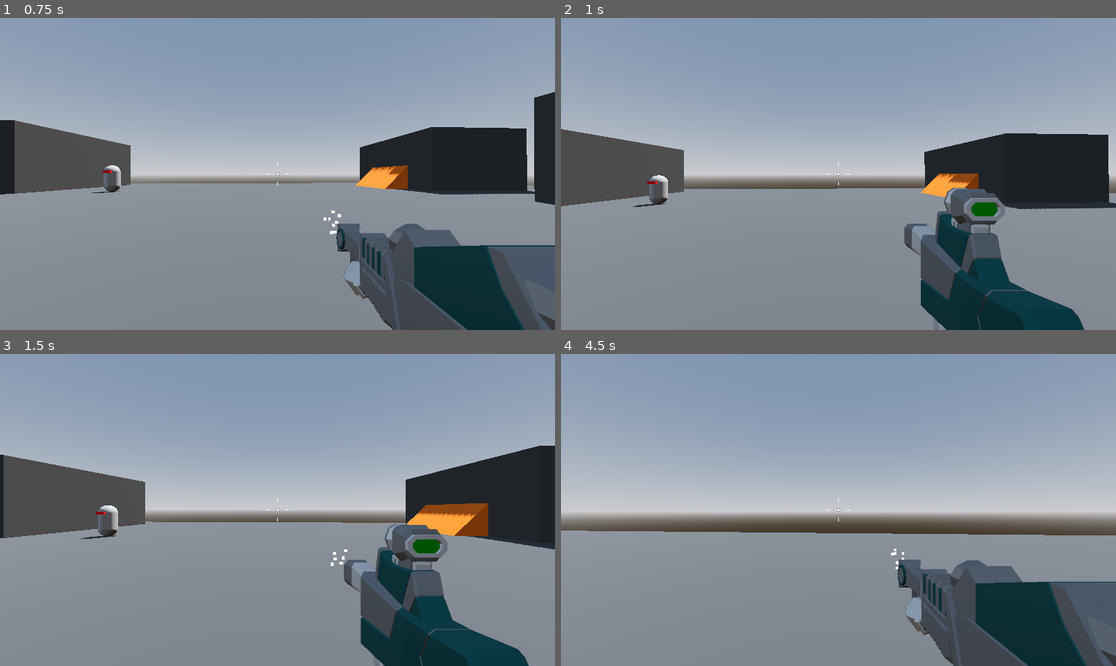
Above: before the commit, frames 1-4 (two rows, left to right).
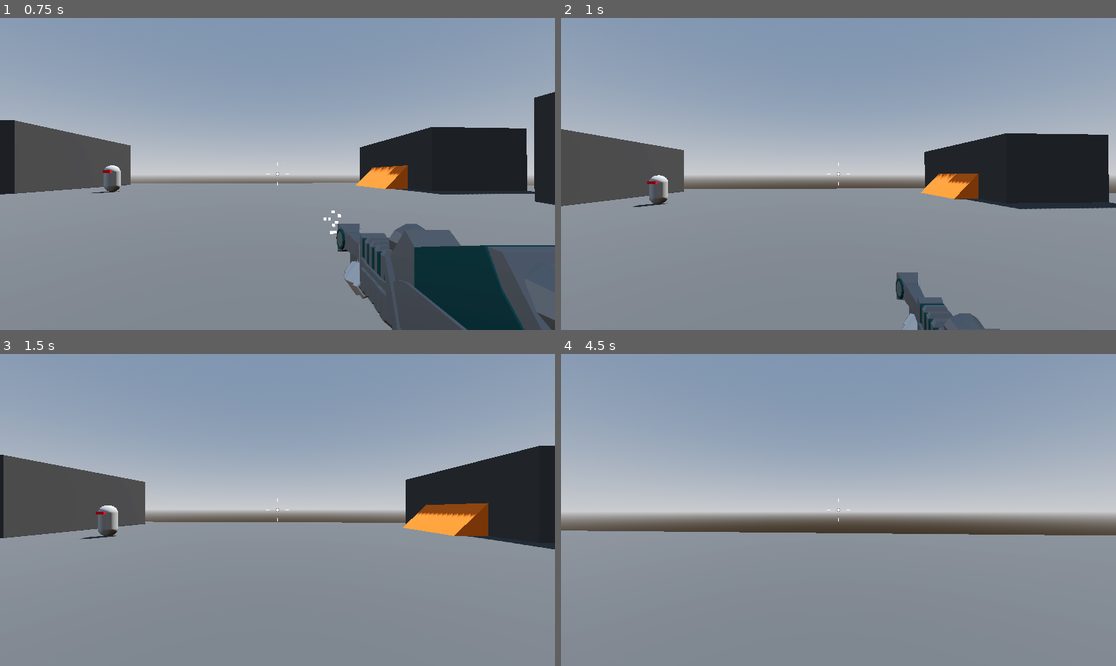
Above: after the commit, the same moments.

Repository: RileyWaldo/RoboRampage
Game: Godot game, scene res://Levels/SandBox.tscn
The game is run twice, just before and just after one commit, with the same random seed, the same clock (stepped at 60 frames per second) and the same inputs.
Inputs (mouse positions are in pixels of both pictures, inside the frame that each line leads up to):
- Up to frame 1 (0.75 s): tap Enter at 0.5 s; move the mouse to (305, 174) at 0.52 s; hold W (moveForward) from 0.53 s (still down); hold 1 (weapon1) from 0.53 s (still down); click (305, 174) at 0.67 s
- Up to frame 2 (1 s): keep holding W (moveForward); keep holding 1 (weapon1); tap Space (jump) at 0.77 s; tap 2 (weapon2) at 0.8 s
- Up to frame 3 (1.5 s): keep holding W (moveForward); move the mouse to (249, 510) at 1.27 s; release 1 (weapon1) at 1.28 s; tap 2 (weapon2) at 1.35 s; click (249, 510) at 1.42 s
- Up to frame 4 (4.5 s): keep holding W (moveForward); tap Space (jump) at 1.52, 3.02, 3.77 s; tap Mouse wheel up (nextWeapon, bound only after the commit) at 1.55 s; move the mouse to (849, 503) at 2.02 s; hold Mouse wheel up (nextWeapon, bound only after the commit) 2.03-2.78 s; click (849, 503) at 2.17 s; tap Mouse wheel down (previousWeapon, bound only after the comm… at 2.3, 2.85 s; move the mouse to (832, 516) at 2.77 s; click (832, 516) at 2.92 s; tap 1 (weapon1) at 3.05, 4.35 s; move the mouse to (877, 513) at 3.52 s; press the mouse at (877, 513) at 3.53 s; tap 2 (weapon2) at 3.8 s; move the mouse to (794, 506) at 4.27 s; release the mouse at (794, 506) at 4.28 s; click (794, 506) at 4.42 s

Frame 1 is identical in both runs. In frame 2, 8.1% of the frame differs, in the area x 60-95%, y 54-100%; in frame 3, 7.5%; in frame 4, 10%, in the area x 59-100%, y 62-100%.

Commit message:
Implemented weapon cycling and ammo

Diff:
--- a/GameObjects/Player.tscn
+++ b/GameObjects/Player.tscn
@@ -7,11 +7,116 @@
 [ext_resource type="PackedScene" uid="uid://bsei41k7wqabo" path="res://GameObjects/SMG.tscn" id="3_hwx2g"]
 [ext_resource type="Script" uid="uid://dl20dx2i03y04" path="res://Scripts/WeaponHandler.gd" id="3_v8uht"]
 [ext_resource type="Texture2D" uid="uid://b6lpow0xh5x4y" path="res://Assets/damage.png" id="5_ortbp"]
+[ext_resource type="Script" uid="uid://bqoxwpumtm7jk" path="res://Scripts/AmmoHandler.gd" id="6_0wesu"]
 [ext_resource type="PackedScene" uid="uid://2n6ncod8u278" path="res://GameObjects/GameOverMenu.tscn" id="6_hfly6"]
 
 [sub_resource type="CapsuleMesh" id="CapsuleMesh_y23oo"]
 
 [sub_resource type="CapsuleShape3D" id="CapsuleShape3D_360t6"]
+
+[sub_resource type="Animation" id="Animation_v8uht"]
+resource_name = "SwapWeapon"
+tracks/0/type = "value"
+tracks/0/imported = false
+tracks/0/enabled = true
+tracks/0/path = NodePath("HitScanRifle:position")
+tracks/0/interp = 1
+tracks/0/loop_wrap = true
+tracks/0/keys = {
+"times": PackedFloat32Array(0, 0.5, 1),
+"transitions": PackedFloat32Array(-2, -2, -2),
+"update": 0,
+"values": [Vector3(0, 0.01892662, 0), Vector3(0, -1.271, 0), Vector3(0, 0.019, 0)]
+}
+tracks/1/type = "value"
+tracks/1/imported = false
+tracks/1/enabled = true
+tracks/1/path = NodePath("HitScanSMG:position")
+tracks/1/interp = 1
+tracks/1/loop_wrap = true
+tracks/1/keys = {
+"times": PackedFloat32Array(0, 0.5, 1),
+"transitions": PackedFloat32Array(-2, -2, -2),
+"update": 0,
+"values": [Vector3(0, 0, 0), Vector3(0, -1.271, 0), Vector3(0, 0.019, 0)]
+}
+tracks/2/type = "method"
+tracks/2/imported = false
+tracks/2/enabled = true
+tracks/2/path = NodePath(".")
+tracks/2/interp = 1
+tracks/2/loop_wrap = true
+tracks/2/keys = {
+"times": PackedFloat32Array(0.5, 1),
+"transitions": PackedFloat32Array(1, 1),
+"values": [{
+"args": [],
+"method": &"SwapWeaponAnimationTrigger"
+}, {
+"args": [],
+"method": &"SwapWeaponAnimationEnd"
+}]
+}
+
+[sub_resource type="Animation" id="Animation_0wesu"]
+length = 0.001
+tracks/0/type = "value"
+tracks/0/imported = false
+tracks/0/enabled = true
+tracks/0/path = NodePath("HitScanRifle:position")
+tracks/0/interp = 1
+tracks/0/loop_wrap = true
+tracks/0/keys = {
+"times": PackedFloat32Array(0),
+"transitions": PackedFloat32Array(1),
+"update": 0,
+"values": [Vector3(0, 0.01892662, 0)]
+}
+tracks/1/type = "value"
+tracks/1/imported = false
+tracks/1/enabled = true
+tracks/1/path = NodePath("HitScanSMG:position")
+tracks/1/interp = 1
+tracks/1/loop_wrap = true
+tracks/1/keys = {
+"times": PackedFloat32Array(0),
+"transitions": PackedFloat32Array(1),
+"update": 0,
+"values": [Vector3(0, 0, 0)]
+}
+
+[sub_resource type="AnimationLibrary" id="AnimationLibrary_0sn6b"]
+_data = {
+&"RESET": SubResource("Animation_0wesu"),
+&"SwapWeapon": SubResource("Animation_v8uht")
+}
+
+[sub_resource type="Animation" id="Animation_nukyv"]
+length = 0.001
+tracks/0/type = "value"
+tracks/0/imported = false
+tracks/0/enabled = true
+tracks/0/path = NodePath(".:scale")
+tracks/0/interp = 1
+tracks/0/loop_wrap = true
+tracks/0/keys = {
+"times": PackedFloat32Array(0),
+"transitions": PackedFloat32Array(1),
+"update": 0,
+"values": [Vector2(1, 1)]
+}
+tracks/1/type = "value"
+tracks/1/imported = false
+tracks/1/enabled = true
+tracks/1/path = NodePath(".:modulate")
+tracks/1/interp = 1
+tracks/1/loop_wrap = true
+tracks/1/keys = {
+"times": PackedFloat32Array(0),
+"transitions": PackedFloat32Array(1),
+"update": 0,
+"values": [Color(1, 1, 1, 0)]
+}
 
 [sub_resource type="Animation" id="Animation_hfly6"]
 resource_name = "TakeDamage"
@@ -39,33 +144,6 @@
 "transitions": PackedFloat32Array(-2, -2),
 "update": 0,
 "values": [Color(1, 1, 1, 1), Color(1, 1, 1, 0)]
-}
-
-[sub_resource type="Animation" id="Animation_nukyv"]
-length = 0.001
-tracks/0/type = "value"
-tracks/0/imported = false
-tracks/0/enabled = true
-tracks/0/path = NodePath(".:scale")
-tracks/0/interp = 1
-tracks/0/loop_wrap = true
-tracks/0/keys = {
-"times": PackedFloat32Array(0),
-"transitions": PackedFloat32Array(1),
-"update": 0,
-"values": [Vector2(1, 1)]
-}
-tracks/1/type = "value"
-tracks/1/imported = false
-tracks/1/enabled = true
-tracks/1/path = NodePath(".:modulate")
-tracks/1/interp = 1
-tracks/1/loop_wrap = true
-tracks/1/keys = {
-"times": PackedFloat32Array(0),
-"transitions": PackedFloat32Array(1),
-"update": 0,
-"values": [Color(1, 1, 1, 0)]
 }
 
 [sub_resource type="AnimationLibrary" id="AnimationLibrary_v8uht"]
@@ -116,14 +194,27 @@
 cull_mask = 2
 fov = 40.0
 
-[node name="WeaponHandler" type="Node3D" parent="SubViewportContainer/SubViewport/WeaponCamera" node_paths=PackedStringArray("weapon")]
+[node name="WeaponSwapAnimator" type="AnimationPlayer" parent="SubViewportContainer/SubViewport/WeaponCamera"]
+unique_name_in_owner = true
+root_node = NodePath("../WeaponHandler")
+libraries = {
+&"": SubResource("AnimationLibrary_0sn6b")
+}
+autoplay = "RESET"
+
+[node name="WeaponHandler" type="Node3D" parent="SubViewportContainer/SubViewport/WeaponCamera"]
 script = ExtResource("3_v8uht")
-weapon = [NodePath("HitScanRifle"), NodePath("HitScanSMG")]
-
-[node name="HitScanRifle" parent="SubViewportContainer/SubViewport/WeaponCamera/WeaponHandler" instance=ExtResource("3_hfly6")]
+
+[node name="HitScanRifle" parent="SubViewportContainer/SubViewport/WeaponCamera/WeaponHandler" node_paths=PackedStringArray("ammoHandler") instance=ExtResource("3_hfly6")]
 transform = Transform3D(1, 0, 0, 0, 1, 0, 0, 0, 1, 0, 0.01892662, 0)
-
-[node name="HitScanSMG" parent="SubViewportContainer/SubViewport/WeaponCamera/WeaponHandler" instance=ExtResource("3_hwx2g")]
+ammoHandler = NodePath("../../AmmoHandler")
+
+[node name="HitScanSMG" parent="SubViewportContainer/SubViewport/WeaponCamera/WeaponHandler" node_paths=PackedStringArray("ammoHandler") instance=ExtResource("3_hwx2g")]
+ammoHandler = NodePath("../../AmmoHandler")
+ammoType = 1
+
+[node name="AmmoHandler" type="Node" parent="SubViewportContainer/SubViewport/WeaponCamera"]
+script = ExtResource("6_0wesu")
 
 [node name="CenterContainer" type="CenterContainer" parent="."]
 anchors_preset = 15
@@ -131,6 +222,7 @@
 anchor_bottom = 1.0
 grow_horizontal = 2
 grow_vertical = 2
+mouse_filter = 2
 
 [node name="Crossheir" type="Control" parent="CenterContainer"]
 layout_mode = 2
@@ -144,6 +236,7 @@
 grow_horizontal = 2
 grow_vertical = 2
 pivot_offset = Vector2(576, 324)
+mouse_filter = 2
 texture = ExtResource("5_ortbp")
 
 [node name="AnimationPlayer" type="AnimationPlayer" parent="DamageOverlay"]
--- /dev/null
+++ b/Scripts/AmmoHandler.gd
@@ -0,0 +1,19 @@
+extends Node
+class_name AmmoHandler
+
+enum ammoType {
+	BULLET,
+	SMALL_BULLET
+}
+
+var ammoStorage := {
+	ammoType.BULLET: 10,
+	ammoType.SMALL_BULLET: 60
+}
+
+func HasAmmo(type: ammoType) -> bool:
+	return ammoStorage[type] > 0
+
+func UseAmmo(type: ammoType) -> void:
+	if(HasAmmo(type)):
+		ammoStorage[type] -= 1
--- a/Scripts/HitScanWeapon.gd
+++ b/Scripts/HitScanWeapon.gd
@@ -5,6 +5,8 @@
 @export var automatic := false
 @export var recoil := 0.05
 @export var recoilSpeed := 10.0
+@export var ammoHandler: AmmoHandler
+@export var ammoType: AmmoHandler.ammoType
 @export var weaponMesh: Node3D
 @export var muzzleFlash: GPUParticles3D
 @export var sparks: PackedScene
@@ -25,9 +27,10 @@
 	else:
 		if(!Input.is_action_just_pressed("fire")):
 			return
-	if(!cooldownTimer.is_stopped()):
+	if(!cooldownTimer.is_stopped() or !ammoHandler.HasAmmo(ammoType)):
 		return
 
+	ammoHandler.UseAmmo(ammoType)
 	muzzleFlash.restart()
 	cooldownTimer.start(1.0 / fireRate)
 	weaponMesh.position.z += recoil
--- a/Scripts/WeaponHandler.gd
+++ b/Scripts/WeaponHandler.gd
@@ -1,9 +1,39 @@
 extends Node3D
 
-@export var weapon: Array[Node3D]
+var weapons: Array[Node3D]
+var weaponIndex: int = 0
+var nextWeapon: Node3D
+var isSwappingWeapons: bool = false
+
+@onready var weaponWwapAnimator: AnimationPlayer = %WeaponSwapAnimator
 
 func _ready() -> void:
-	Equip(weapon[0])
+	for child in get_children():
+		if(child is Node3D):
+			weapons.append(child)
+	Equip(weapons[0])
+
+func SwapWeapon(weap: Node3D) -> void:
+	nextWeapon = weap
+	isSwappingWeapons = true
+	weaponWwapAnimator.play("SwapWeapon")
+	for child: Node3D in get_children():
+		child.set_process(false)
+
+func SwapWeaponAnimationTrigger() -> void:
+	for child: Node3D in get_children():
+		if(child == nextWeapon):
+			child.visible = true
+		else:
+			child.visible = false
+
+func SwapWeaponAnimationEnd() -> void:
+	isSwappingWeapons = false
+	for child: Node3D in get_children():
+		if(child == nextWeapon):
+			child.set_process(true)
+		else:
+			child.set_process(false)
 
 func Equip(activeWeapon: Node3D) -> void:
 	for child: Node3D in get_children():
@@ -14,9 +44,27 @@
 			child.visible = false
 			child.set_process(false)
 
+
+func CycleWeapon(cycle: int) -> void:
+	weaponIndex = wrapi(weaponIndex + cycle, 0, weapons.size())
+	SwapWeapon(weapons[weaponIndex])
+
 func _unhandled_input(event: InputEvent) -> void:
+	if(isSwappingWeapons):
+		return
+
 	if(event.is_action_pressed("weapon1")):
-		Equip(weapon[0])
+		if(weaponIndex != 0):
+			weaponIndex = 0
+			SwapWeapon(weapons[weaponIndex])
 
 	if(event.is_action_pressed("weapon2")):
-		Equip(weapon[1])
+		if(weaponIndex != 1):
+			weaponIndex = 1
+			SwapWeapon(weapons[weaponIndex])
+
+	if(event.is_action_pressed("nextWeapon")):
+		CycleWeapon(1)
+
+	if(event.is_action_pressed("previousWeapon")):
+		CycleWeapon(-1)
--- a/project.godot
+++ b/project.godot
@@ -61,3 +61,13 @@
 "events": [Object(InputEventKey,"resource_local_to_scene":false,"resource_name":"","device":-1,"window_id":0,"alt_press …(191 unchanged characters)…
 ]
 }
+nextWeapon={
+"deadzone": 0.2,
+"events": [Object(InputEventMouseButton,"resource_local_to_scene":false,"resource_name":"","device":-1,"window_id":0,"alt_pressed":false,"shift_pressed":false,"ctrl_pressed":false,"meta_pressed":false,"button_mask":8,"position":Vector2(318, 14),"global_position":Vector2(332, 87),"factor":1.0,"button_index":4,"canceled":false,"pressed":true,"double_click":false,"script":null)
+]
+}
+previousWeapon={
+"deadzone": 0.2,
+"events": [Object(InputEventMouseButton,"resource_local_to_scene":false,"resource_name":"","device":-1,"window_id":0,"alt_pressed":false,"shift_pressed":false,"ctrl_pressed":false,"meta_pressed":false,"button_mask":16,"position":Vector2(227, 32),"global_position":Vector2(241, 105),"factor":1.0,"button_index":5,"canceled":false,"pressed":true,"double_click":false,"script":null)
+]
+}
Not shown: 1 places in GameObjects/Player.tscn that only renumber resources
Not shown, added: Scripts/AmmoHandler.gd.uid
